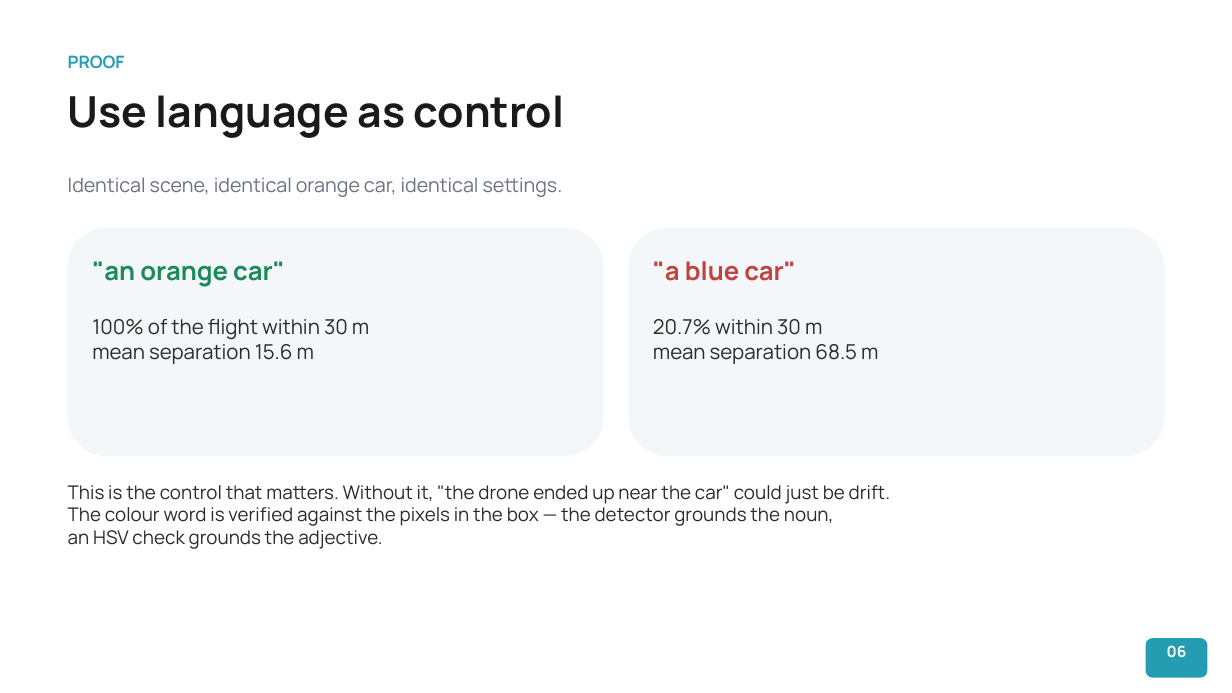
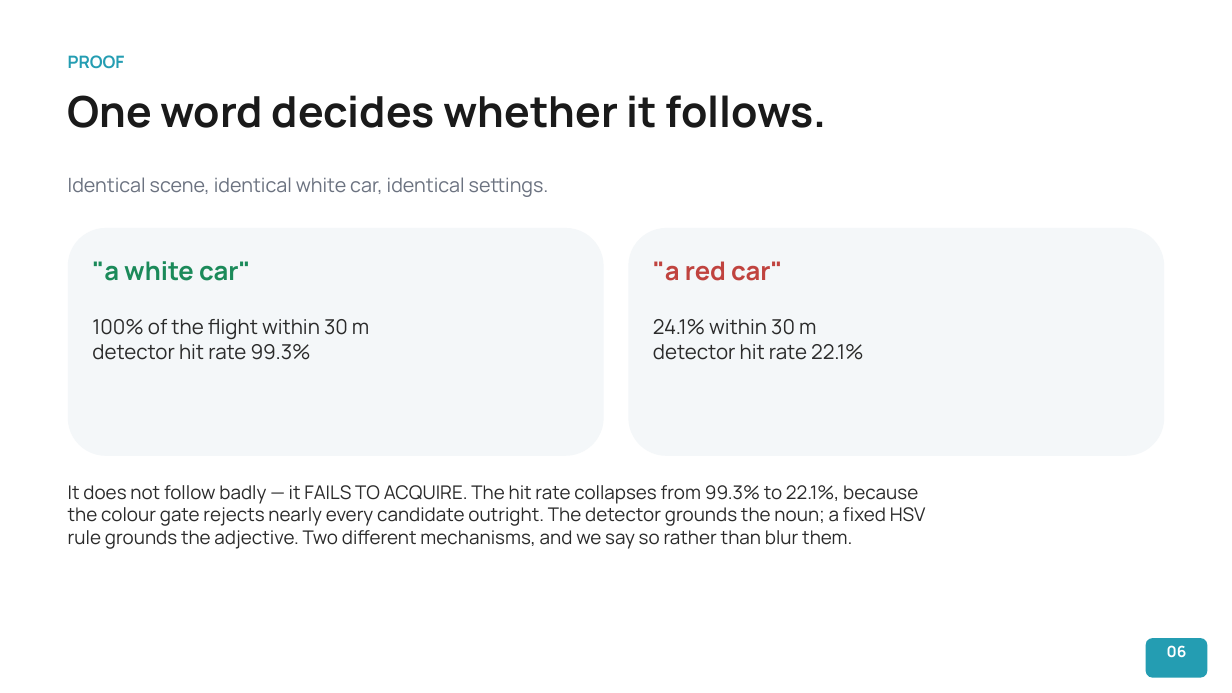
Before and after one commit to Nathanael1721/vla-uav-guardrail, a slide deck: slide 7 of contrib/ntut-vla/docs/VLA-Guardrail-Follow-Aug2026.pptx. Drawn at 1232x693 pixels with LibreOffice and Linux fonts; fonts in the diff are those of the drawing. Boxes give left, top, right and bottom in pixels: in the first picture for what was removed or moved away, otherwise in the second. Text is boxed around its words. In the diff, an @@ line names an element or a change of style, - is before the commit and + after.

```diff
--- a/contrib/ntut-vla/docs/VLA-Guardrail-Follow-Aug2026.pptx
+++ b/contrib/ntut-vla/docs/VLA-Guardrail-Follow-Aug2026.pptx
@@ text at [68, 95, 827, 128]: text changed @@
-Use language as control
+One word decides whether it follows.
@@ text at [68, 177, 549, 197]: text changed @@
-Identical scene, identical orange car, identical settings.
+Identical scene, identical white car, identical settings.
@@ text at [92, 261, 251, 281]: text changed @@
-"an orange car"
+"a white car"
@@ text at [653, 261, 783, 281]: text changed @@
-"a blue car"
+"a red car"
@@ text at [653, 319, 864, 360]: text changed @@
-20.7% within 30 m
-mean separation 68.5 m
+24.1% within 30 m
+detector hit rate 22.1%
@@ text at [92, 344, 311, 360]: text changed @@
-mean separation 15.6 m
+detector hit rate 99.3%
@@ text at [68, 485, 926, 549]: text changed @@
-This is the control that matters. Without it, "the drone ended up near the car" could just be drift.
-The colour word is verified against the pixels in the box — the detector grounds the noun,
-an HSV check grounds the adjective.
+It does not follow badly — it FAILS TO ACQUIRE. The hit rate collapses from 99.3% to 22.1%, because
+the colour gate rejects nearly every candidate outright. The detector grounds the noun; a fixed HSV
+rule grounds the adjective. Two different mechanisms, and we say so rather than blur them.
```
Also in this commit, not shown: 8 other slides changed, 2 slides added, 2 slides removed, 7 other files.
